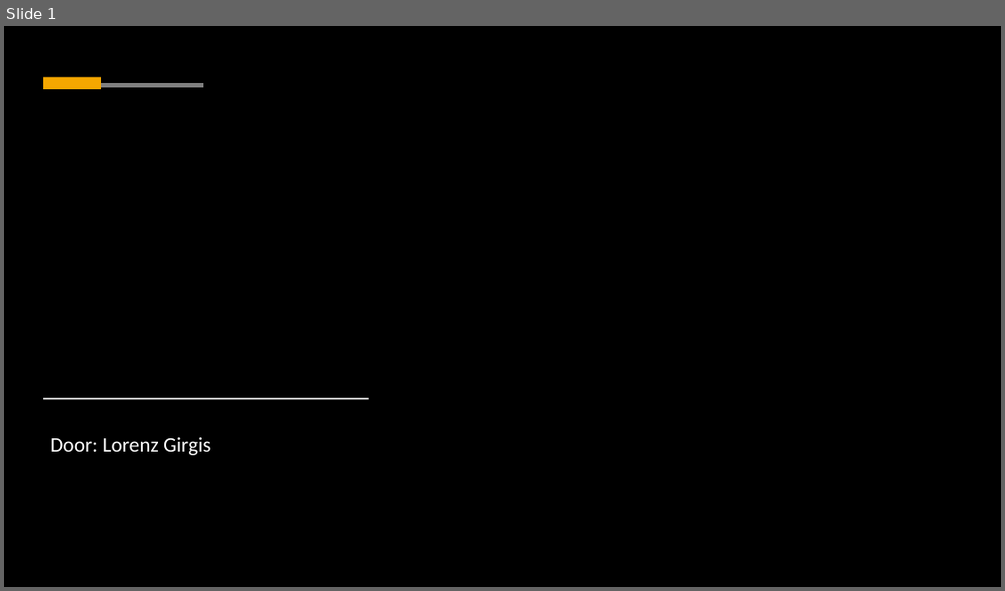
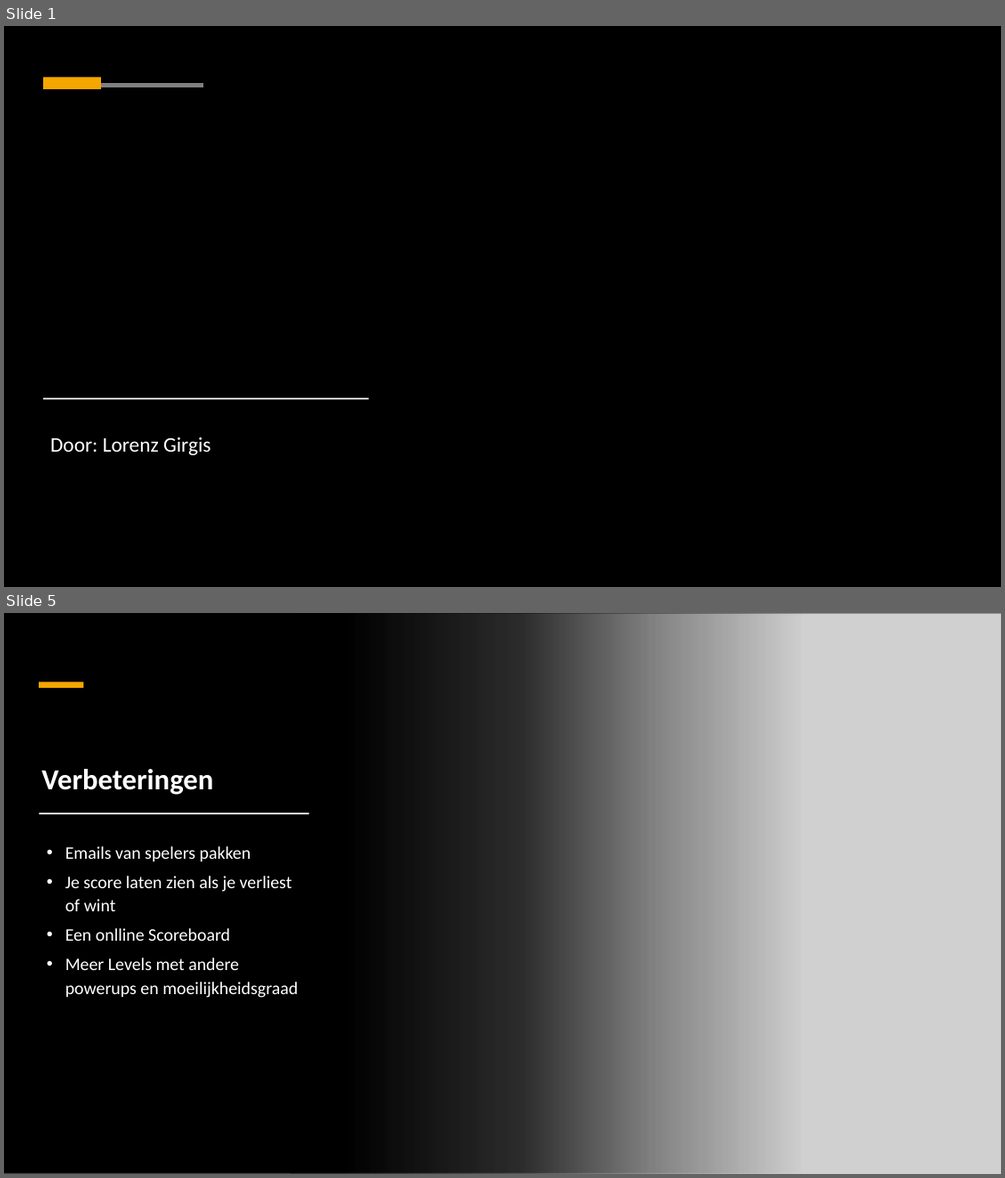
Before and after one commit to LorenzGirgis/Game-Development, a slide deck: Break out.pptx. Shown one above the other, each under a label of ours: slide 1 before the commit, slides 1 and 5 after it; the slides between them are not shown. The pictures are 1005x591 and 1005x1178 pixels, drawn with LibreOffice and Linux fonts; fonts in the diff are those of the drawing; grey boxes stand for pictures; background and template pictures are left out. Boxes give left, top, right and bottom in pixels: in the first picture for what was removed or moved away, otherwise in the second. Text is boxed around its words. In the diff, an @@ line names an element or a change of style, - is before the commit and + after.

Commit message:
powerpoint

```diff
--- a/Break out.pptx
+++ b/Break out.pptx
@@ slide 5 added at box(4, 613, 1001, 1174), background #FFFFFF @@
@@ rectangle added at box(4, 613, 1001, 1174), fill #FFFFFF @@
@@ rectangle added at box(4, 613, 802, 1174), fill gradient #000000 @@
@@ rectangle added at box(49, 613, 963, 779), fill #FFFFFF, outline #E9E9E9 0.75 pt @@
@@ rectangle added at box(50, 613, 963, 778), fill #FFFFFF @@
@@ picture added at box(291, 613, 1001, 1174) @@
@@ rectangle added at box(39, 682, 83, 688), fill #F5A700 @@
@@ title added at box(41, 769, 213, 795), 28 pt, text #FFFFFF, bold @@
+Verbeteringen
@@ rectangle added at box(39, 812, 309, 814), fill #FFFFFF @@
@@ text added at box(65, 846, 298, 997), 17 pt, text #FFFFFF @@
+• Emails van spelers pakken
+• Je score laten zien als je verliest of wint
+• Een onlline Scoreboard
+• Meer Levels met andere powerups en moeilijkheidsgraad
```
Also in this commit, not shown: 4 other slides added, 1 slide removed.
